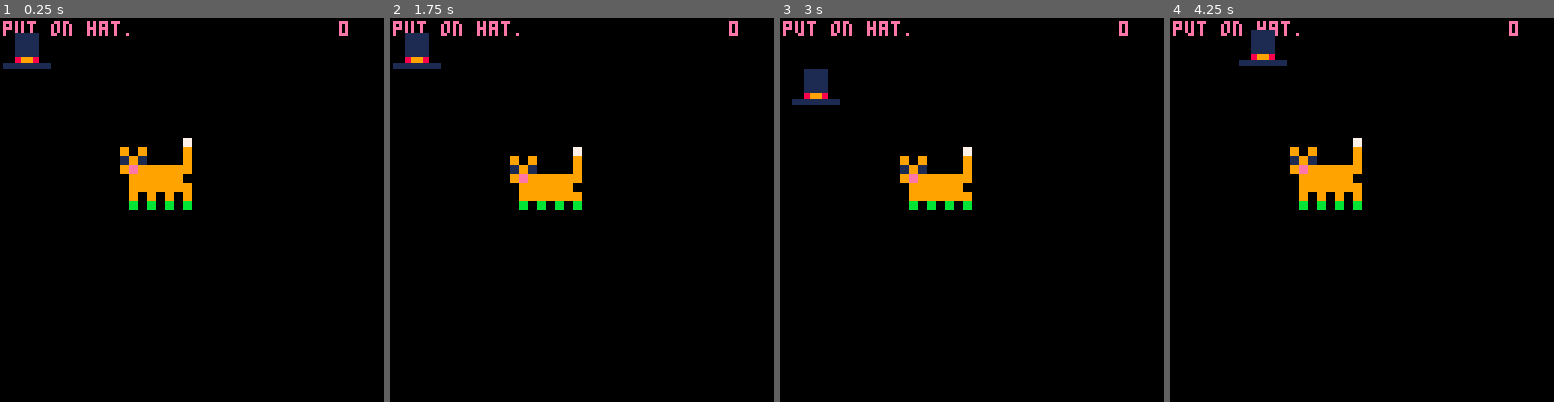
Above: before the commit, frames 1-4 (left to right).
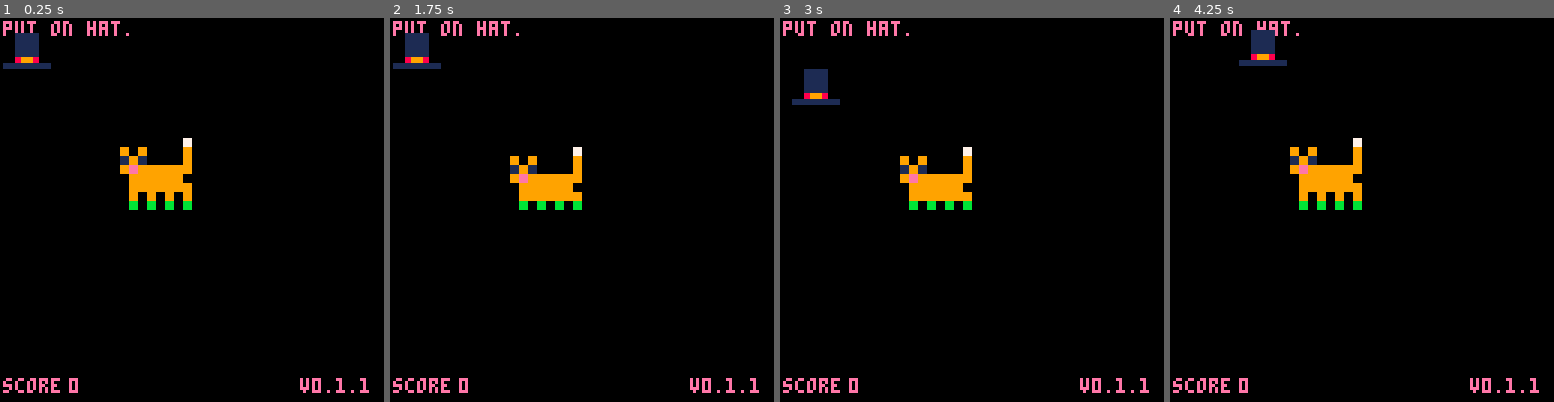
Above: after the commit, the same moments.

Repository: tenguliam/tenguliam.github.io
Game: PICO-8 cartridge source/hatoncat.p8
Two runs of this game, one before a commit and one after it. Both use one fixed random seed, a clock stepped at 60 frames per second and the inputs below.
Inputs:
- Up to frame 1 (0.25 s): no input
- Up to frame 2 (1.75 s): no input
- Up to frame 3 (3 s): hold Left 1.97-2.37 s; hold Down 2.42-2.82 s; hold Right from 2.87 s (still down)
- Up to frame 4 (4.25 s): release Right at 3.53 s; hold Up 3.58-4.08 s; hold Right from 4.13 s (still down)

The runs differ from the first frame. In frame 1, 0.7% of the frame differs, in the area x 0-97%, y 0-98%; in frame 2, 0.7%; in frame 3, 0.7%; in frame 4, 0.7%.

Commit message:
RELEASE
new

Diff:
--- a/source/hatoncat.p8
+++ b/source/hatoncat.p8
@@ -1,6 +1,13 @@
 pico-8 cartridge // http://www.pico-8.com
 version 29
 __lua__
+--[[hat on the cat
+v0.1.1 beta
+all new! collision code and
+score digits fixed
+tenguliam[tm] 21/10/2020
+]]--
+
 function _init()
 	--music
 	sfx(10)
@@ -36,10 +43,10 @@
 	end
 end
 
---is the hat on the cat?
+--collision
 function hatoncat(cat,hat)
 	if	hat.x>cat.x-10 and hat.x<cat.x+10
-	and hat.y>cat.y-10 and hat.y<cat.y+10 then
+	and hat.y<=cat.y+10 and hat.y>=cat.y+10 then
 		return true
 	else
 		return false
@@ -147,7 +154,8 @@
 	zspr(2,1,1,hat.x,hat.y,2)
 
 	--score
-	print(score,113,1,14)
+	print("score",1,120,14)
+	print(score,23,120,14)
 
 	--meow txt
 	if timer>0 and timer<60 then
@@ -162,15 +170,20 @@
 		end
 	end
 
+	--version
+	print("v0.1.1 beta",100,120)
+
+
 	--[[debug
+	rectfill(hat.x,hat.y+15,hat.x+15,hat.y+15)
 	print(cat.shouldmove,1,5)
 	print(timer,1,10)
 	print(hatoncat(cat,hat),1,15)
 	print(hatoncat(hat,cat),1,10)
+	print(hat.x,1,20)
+	print(hat.y,1,30)
 	print(cat.x,1,15)
-	print(hat.x,1,20)
 	print(cat.y,1,25)
-	print(hat.y,1,30)
 	print(score,1,40)
 	print(timer,1,50)]]--
 end
Not shown, added: release/hatoncat_linux.zip
Not shown, added: release/hatoncat_osx.zip
Not shown, added: release/hatoncat_raspi.zip
Not shown, added: release/hatoncat_windows.zip
